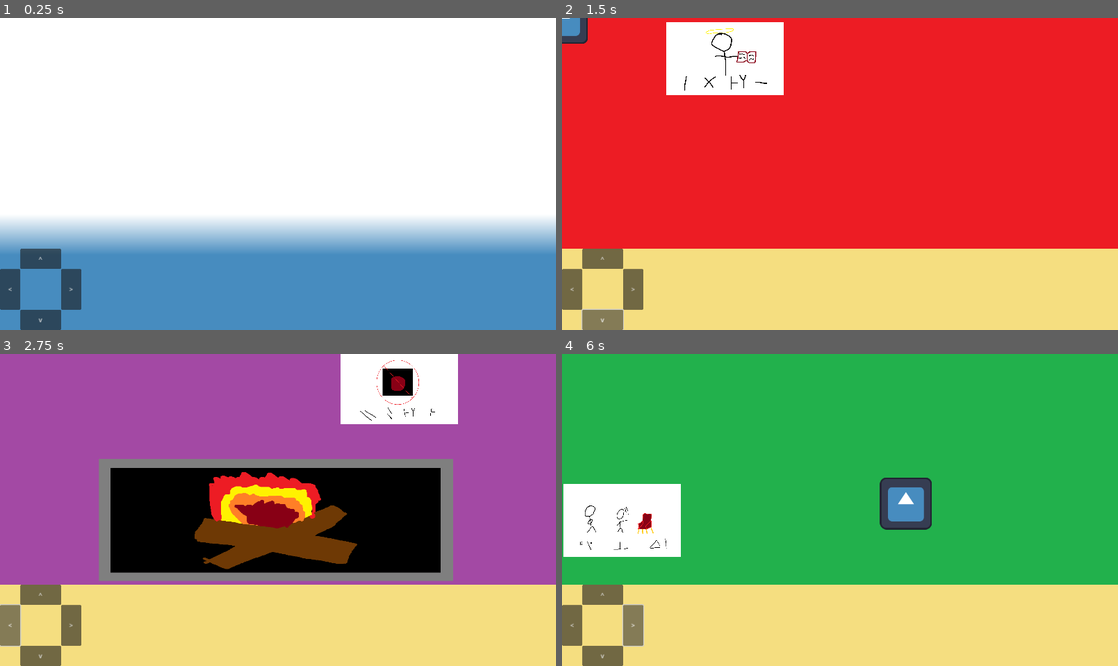
Above: before the commit, frames 1-4 (two rows, left to right).
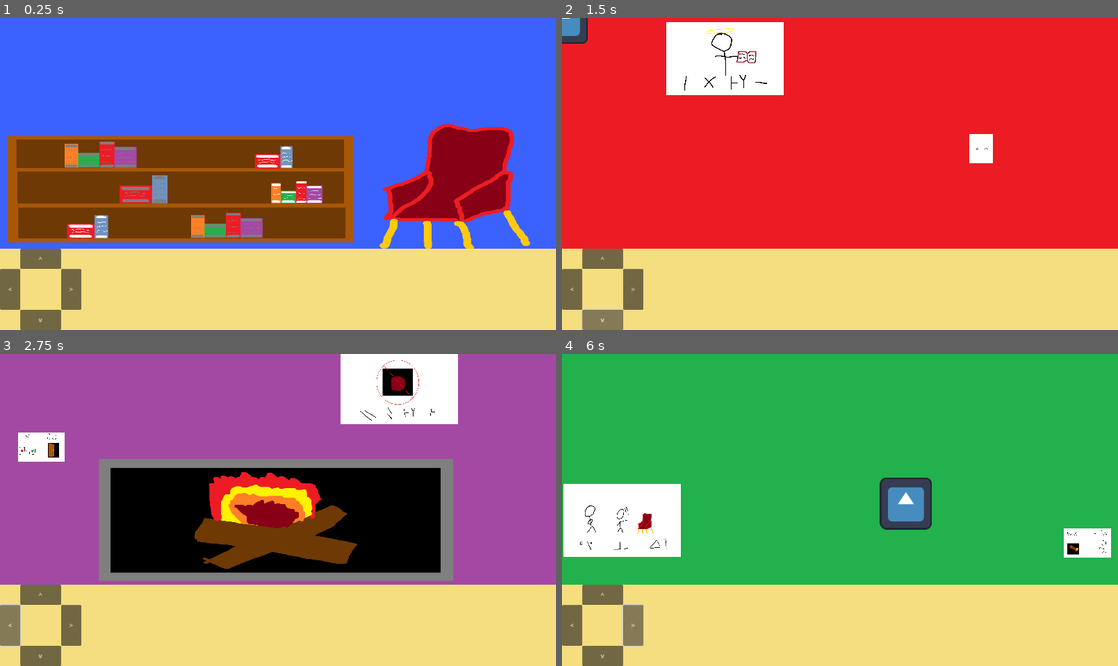
Above: after the commit, the same moments.

Repository: hanse237/SpartahackX-LER
Game: Godot game, scene res://main.tscn
Two runs of this game, one before a commit and one after it. Both use one fixed random seed, a clock stepped at 60 frames per second and the inputs below.
Inputs:
- Up to frame 1 (0.25 s): no input
- Up to frame 2 (1.5 s): click "^" at 0.5 s; click "v" at 1.25 s
- Up to frame 3 (2.75 s): click "<" at 2 s
- Up to frame 4 (6 s): click ">" at 2.75 s; click "^" at 3.5 s; click "v" at 4.25 s; click "<" at 5 s; click ">" at 5.75 s

The runs differ from the first frame. In frame 1, 100% of the frame differs, in the area x 0-100%, y 0-100%; in frame 2, 0.4%; in frame 3, 0.8%; in frame 4, 0.8%.
Error before the commit: Cannot call method 'connect' on a null value. (res://main.gd:21)

Commit message:
more images

Diff:
--- a/spartahack-ler/clickable.tscn
+++ b/spartahack-ler/clickable.tscn
@@ -3,6 +3,7 @@
 [ext_resource type="Script" path="res://clickable.gd" id="1_xfsq3"]
 
 [sub_resource type="RectangleShape2D" id="RectangleShape2D_2t418"]
+resource_local_to_scene = true
 size = Vector2(1, 1)
 
 [node name="Node2D" type="Node2D"]
--- a/spartahack-ler/main.gd
+++ b/spartahack-ler/main.gd
@@ -13,14 +13,23 @@
 			 "fire": false}
 
 # Flags tracking pages found
-var pages = [false, false, false, false]
+var pages = [false, false, false, false, false, false,
+			 false, false, false, false, false, false]
 
 # Called when the node enters the scene tree for the first time.
 func _ready() -> void:
 	$PanelContainer/ScreenOne/Page1.connect("clicked", _on_clicked)
-	$PanelContainer/ScreenTwo/Page2.connect("clicked", _on_clicked)
-	$PanelContainer/ScreenThree/Page3.connect("clicked", _on_clicked)
-	$PanelContainer/ScreenFour/Page4.connect("clicked", _on_clicked)
+	$PanelContainer/ScreenOne/Page2.connect("clicked", _on_clicked)
+	$PanelContainer/ScreenOne/Page3.connect("clicked", _on_clicked)
+	$PanelContainer/ScreenOne/Page4.connect("clicked", _on_clicked)
+	$PanelContainer/ScreenOne/Page5.connect("clicked", _on_clicked)
+	$PanelContainer/ScreenOne/Page6.connect("clicked", _on_clicked)
+	$PanelContainer/ScreenOne/Page7.connect("clicked", _on_clicked)
+	$PanelContainer/ScreenOne/Page8.connect("clicked", _on_clicked)
+	$PanelContainer/ScreenOne/Page9.connect("clicked", _on_clicked)
+	$PanelContainer/ScreenTwo/Page10.connect("clicked", _on_clicked)
+	$PanelContainer/ScreenThree/Page11.connect("clicked", _on_clicked)
+	$PanelContainer/ScreenFour/Page12.connect("clicked", _on_clicked)
 	$PanelContainer/ScreenFour/Door.connect("clicked", _on_clicked)
 	$PanelContainer/ScreenThree/Fire.connect("clicked", _on_clicked)
 	$PanelContainer/ScreenOne/Chair.connect("clicked", _on_clicked)
@@ -69,7 +78,7 @@
 		return
 
 	match message:
-		"page1", "page2", "page3", "page4", "pt1", "pt2", "pt3":
+		"page1", "page2", "page3", "page4", "page5", "page6", "page7", "page8", "page9", "page10", "page11", "page12", "pt1", "pt2", "pt3":
 			if message[1] == 'a':
 				pages[int(message[4]) - 1] = true
 				if not false in pages:
--- a/spartahack-ler/main.tscn
+++ b/spartahack-ler/main.tscn
@@ -65,12 +65,6 @@
 mouse_filter = 1
 theme_override_styles/panel = SubResource("StyleBoxTexture_ag1c6")
 
-[node name="Bookshelf" parent="PanelContainer/ScreenOne" instance=ExtResource("2_y4qq2")]
-visible = false
-message = "null"
-active = true
-imagePath = "res://icon.svg"
-
 [node name="Chair" parent="PanelContainer/ScreenOne" instance=ExtResource("2_y4qq2")]
 position = Vector2(1119, 400)
 scale = Vector2(395, 326)
@@ -83,7 +77,7 @@
 scale = Vector2(100, 100)
 message = "page1"
 active = true
-imagePath = "res://icon.svg"
+imagePath = "res://assets/1x1.png"
 
 [node name="Page2" parent="PanelContainer/ScreenOne" instance=ExtResource("2_y4qq2")]
 position = Vector2(352, 425)
@@ -164,6 +158,13 @@
 active = true
 imagePath = "res://assets/pt1.png"
 
+[node name="Page10" parent="PanelContainer/ScreenTwo" instance=ExtResource("2_y4qq2")]
+position = Vector2(1029, 322)
+scale = Vector2(0.1, 0.1)
+message = "page10"
+active = true
+imagePath = "res://assets/page10.png"
+
 [node name="ScreenThree" type="Panel" parent="PanelContainer"]
 visible = false
 layout_mode = 2
@@ -184,6 +185,13 @@
 active = true
 imagePath = "res://assets/1x1.png"
 
+[node name="Page11" parent="PanelContainer/ScreenThree" instance=ExtResource("2_y4qq2")]
+position = Vector2(102, 229)
+scale = Vector2(0.1, 0.1)
+message = "page11"
+active = true
+imagePath = "res://assets/page11.png"
+
 [node name="ScreenFour" type="Panel" parent="PanelContainer"]
 visible = false
 layout_mode = 2
@@ -202,6 +210,13 @@
 message = "door"
 active = true
 imagePath = "res://icon.svg"
+
+[node name="Page12" parent="PanelContainer/ScreenFour" instance=ExtResource("2_y4qq2")]
+position = Vector2(1291, 465)
+scale = Vector2(0.1, 0.1)
+message = "page12"
+active = true
+imagePath = "res://assets/page12.png"
 
 [node name="UpButton" type="Button" parent="."]
 clip_contents = true
